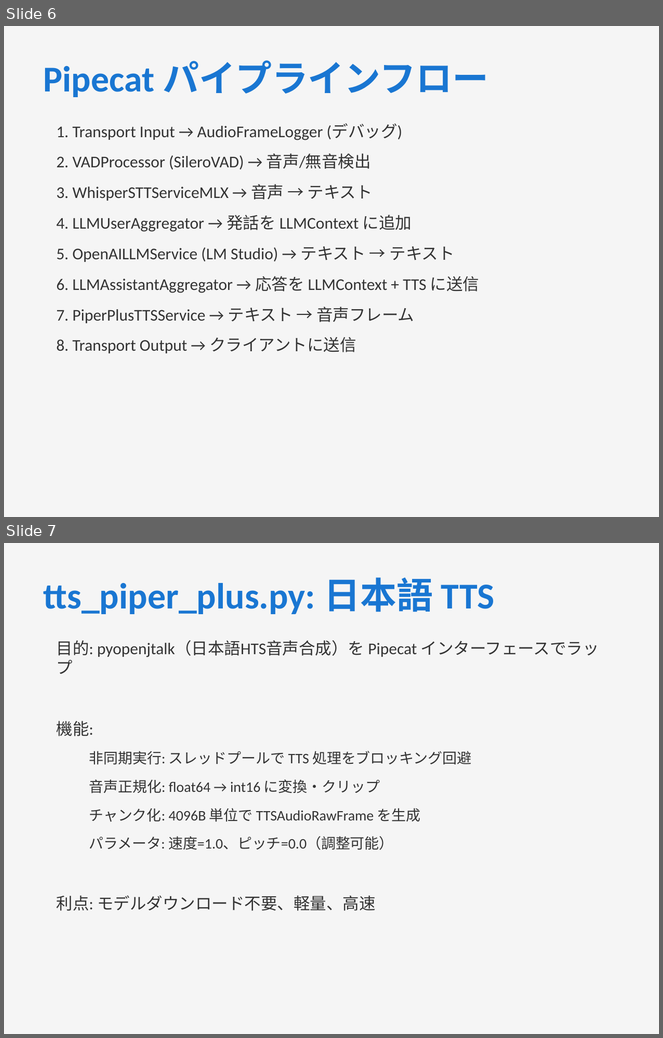
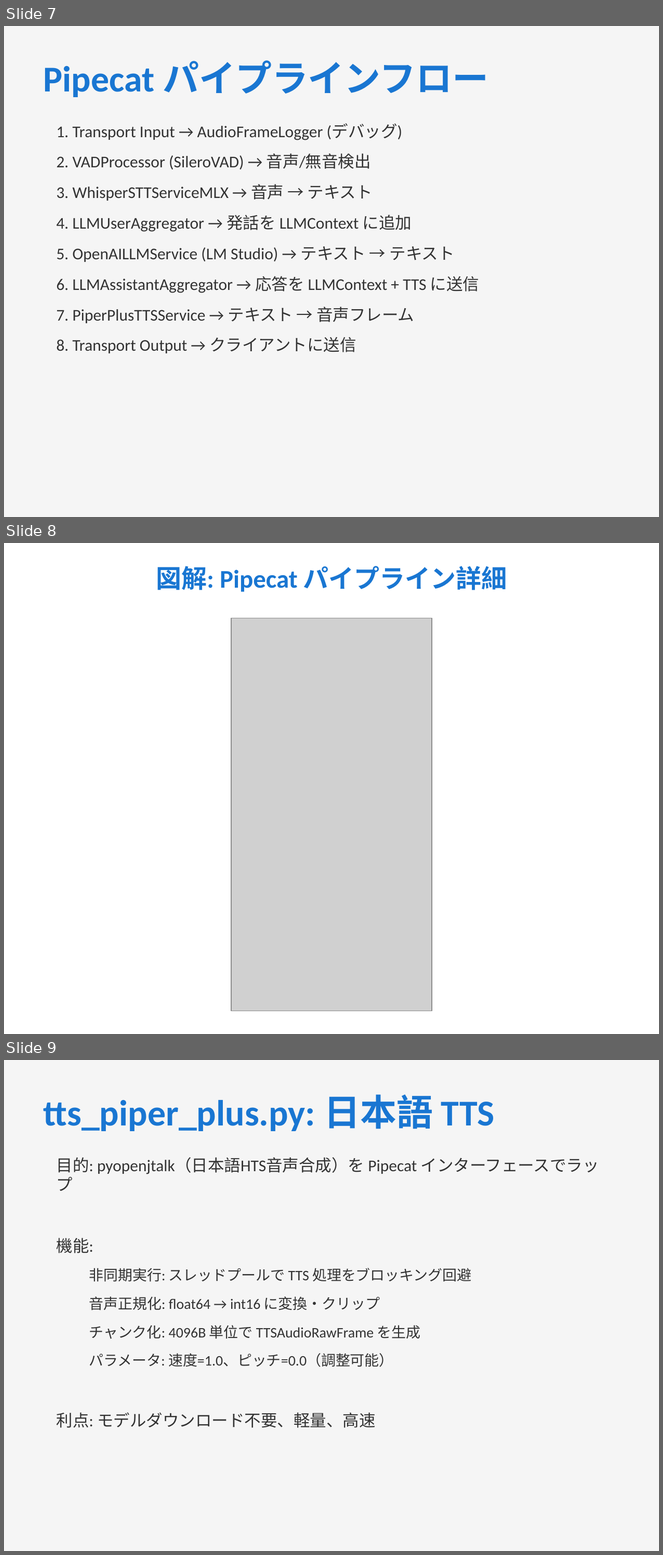
Before and after one commit to masayukimiyazawa/pipecat-voicebot-voiceapi-demo, a slide deck: doc/pipecat-voicebot-voiceapi-architecture-JP.pptx. Shown one above the other, each under a label of ours: slides 6 and 7 before the commit, slides 7, 8 and 9 after it. The pictures are 663x1038 and 663x1555 pixels, drawn with LibreOffice and Linux fonts; fonts in the diff are those of the drawing; grey boxes stand for pictures. Boxes give left, top, right and bottom in pixels: in the first picture for what was removed or moved away, otherwise in the second. Text is boxed around its words. In the diff, an @@ line names an element or a change of style, - is before the commit and + after.

```diff
--- a/doc/pipecat-voicebot-voiceapi-architecture-JP.pptx
+++ b/doc/pipecat-voicebot-voiceapi-architecture-JP.pptx
@@ slide 8 added at (x1=4, y1=543, x2=659, y2=1034), background #FFFFFF @@
@@ text added at (x1=156, y1=566, x2=507, y2=592), 28 pt, text #1976D2, bold @@
+図解: Pipecat パイプライン詳細
@@ picture added at (x1=231, y1=618, x2=432, y2=1012) @@
@@ what was slide 6 is now slide 7 @@
@@ what was slide 7 is now slide 9 @@
```
Also in this commit, not shown: 2 other slides added, 13 other files.
